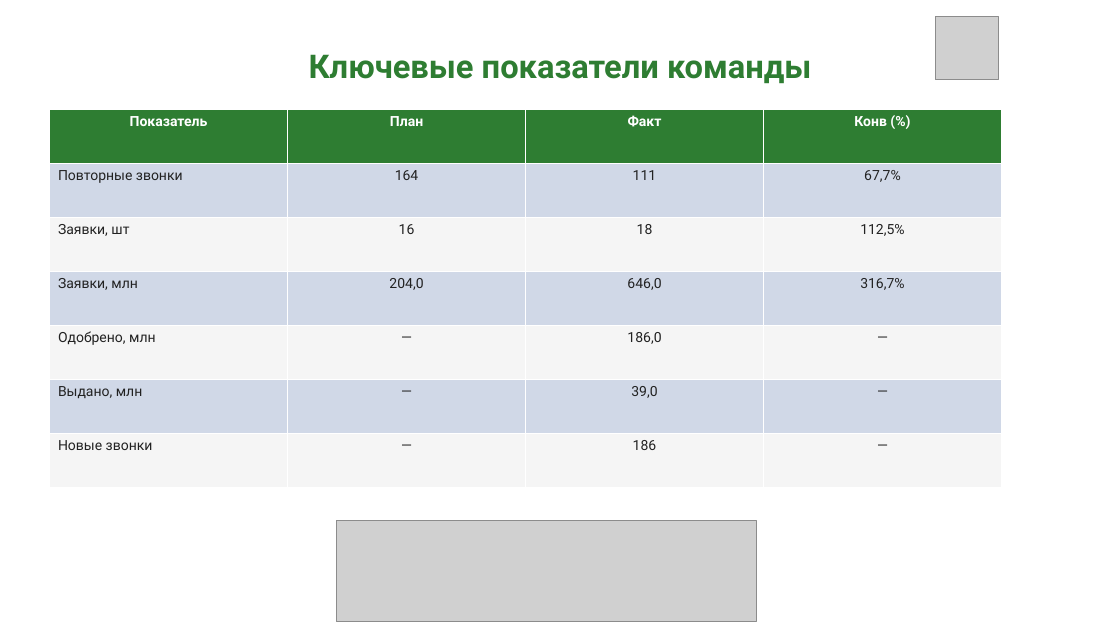
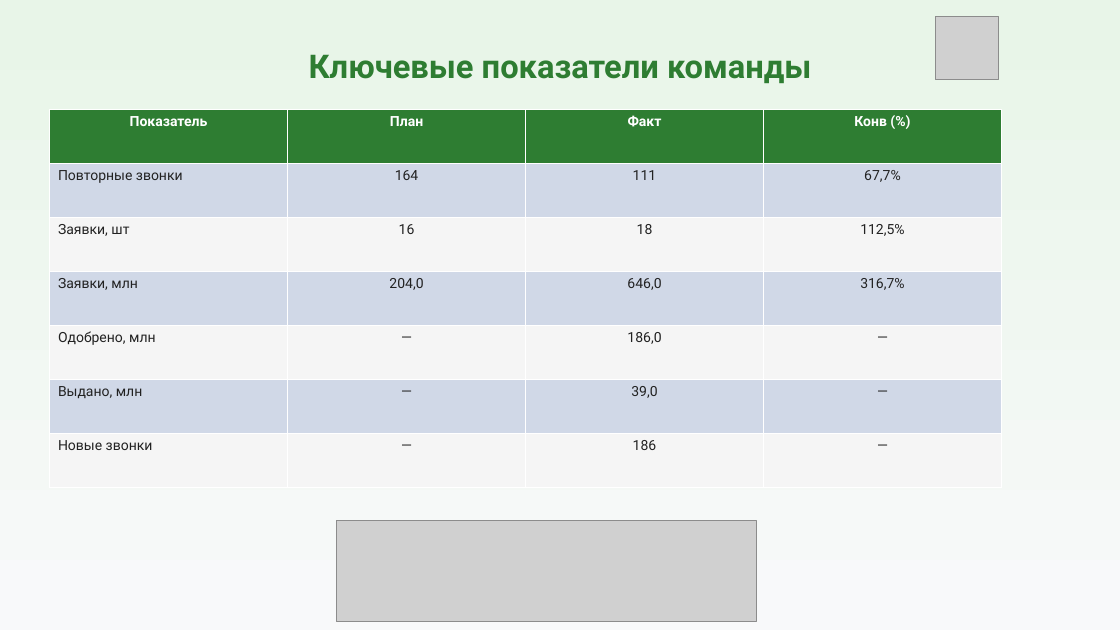
Before and after one commit to Vantorrr/otchet, a slide deck: slide 2 of brief_compliant_20250901_20250907.pptx. Drawn at 1120x630 pixels with LibreOffice and Linux fonts; fonts in the diff are those of the drawing; grey boxes stand for pictures. Boxes give left, top, right and bottom in pixels: in the first picture for what was removed or moved away, otherwise in the second. Text is boxed around its words. In the diff, an @@ line names an element or a change of style, - is before the commit and + after.

```diff
--- a/brief_compliant_20250901_20250907.pptx
+++ b/brief_compliant_20250901_20250907.pptx
@@ rectangle at [0, 0, 1120, 630]: fill #FFFFFF to gradient #F8F9FA to #E8F5E8 @@
```
Also in this commit, not shown: 2 other slides changed, 1 other file.
